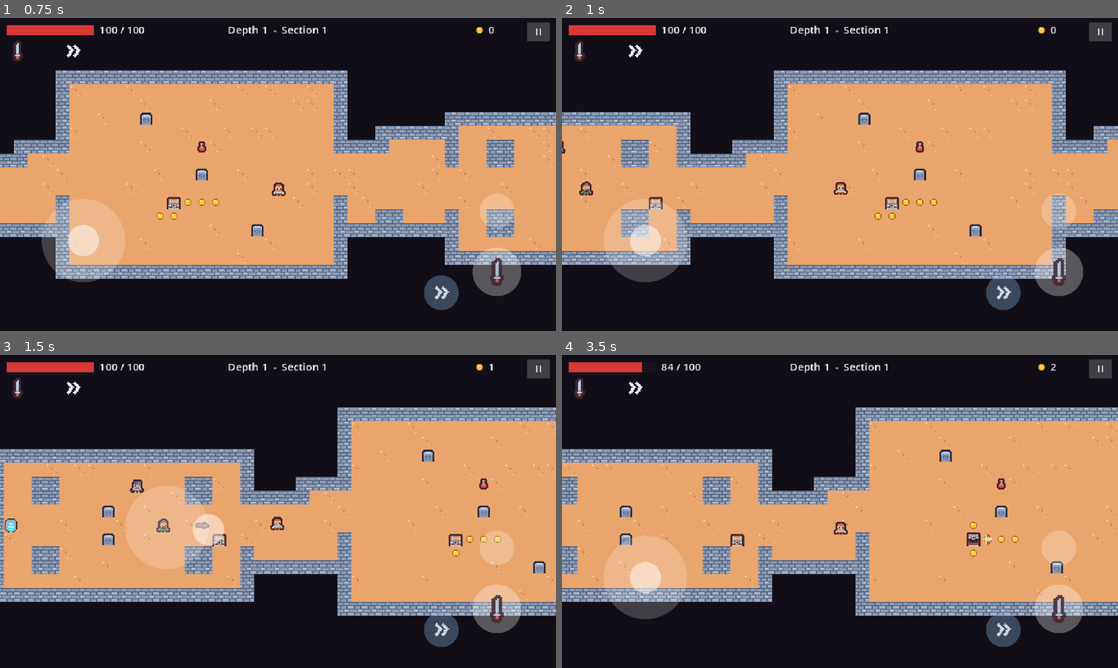
Above: before the commit, frames 1-4 (two rows, left to right).
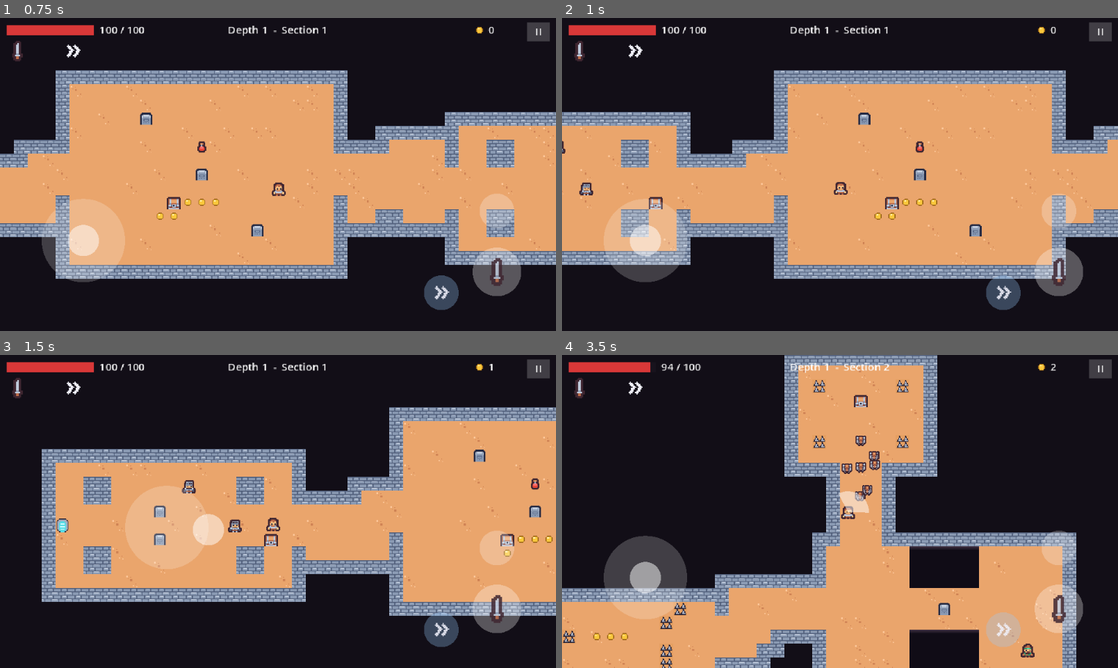
Above: after the commit, the same moments.

Repository: arturan2101/diplome_game
Game: Godot game, scene res://tools/simulate.tscn
Same seed, same stepped clock (60 frames per second), same inputs: the game is played once before the commit and once after it. This scene is started directly instead of the project's main scene.
Inputs (mouse positions are in pixels of both pictures, inside the frame that each line leads up to):
- Up to frame 1 (0.75 s): tap Enter (ui_accept) at 0.5 s; move the mouse to (400, 158) at 0.52 s; hold D (move_right) from 0.53 s (still down); hold J (attack) from 0.53 s (still down); click (400, 158) at 0.67 s
- Up to frame 2 (1 s): keep holding D (move_right); keep holding J (attack); tap Enter (ui_accept) at 0.77 s
- Up to frame 3 (1.5 s): release D (move_right) at 1.25 s; release J (attack) at 1.25 s; drag from (166, 527) to (361, 539) at 1.27 s
- Up to frame 4 (3.5 s): move the mouse to (895, 442) at 2.02 s; hold D (move_right) 2.03-2.75 s; tap K (swap_weapon) at 2.1 s; drag from (812, 574) to (878, 483) at 2.77 s

Frame 1 is identical in both runs. In frame 2, less than 0.1% of the frame differs, in the area x 3-6%, y 52-57%; in frame 3, 20%; in frame 4, 71%, in the area x 0-100%, y 0-100%.

Commit message:
Stage 14: director formulas from bot runs, balance targets, experiment tooling
- Skill estimate: damage norm follows the section budget and enemy strength at
  depth, damage weight 0.7, start skill 0.55; budget 14 + 60 * (S - 0.62) + 0.5 * d.
- Balance: health packs heal 20 (weak bot dies around section 6, mid 10, strong 12
  in RANDOM).
- Bot picks the nearest target by walking distance (fixes endless back and forth
  between two enemies on opposite sides of a wall); stuck reports show bot state.
- Enemy packs stay inside rooms; strays outside a sealed arena go back to spawn.
- training/analyze.py and run_experiment.sh; results and figures in docs/figures.

Co-Authored-By: Claude Opus 5.5 <noreply@anthropic.com>

Diff:
--- a/actors/pickups/health_pack.tscn
+++ b/actors/pickups/health_pack.tscn
@@ -8,7 +8,7 @@
 
 [node name="HealthPack" type="Area2D"]
 script = ExtResource("1")
-heal_amount = 30
+heal_amount = 20
 
 [node name="CollisionShape2D" type="CollisionShape2D" parent="."]
 shape = SubResource("shape")
--- a/autoload/telemetry.gd
+++ b/autoload/telemetry.gd
@@ -30,6 +30,7 @@
 var bot_profile: String = ""
 var settings: DirectorSettings = null
 var estimator: SkillEstimator = null
+var _catalog: EnemyCatalog = null
 ## Records of the finished sections of the current run, oldest first.
 var history: Array[Dictionary] = []
 
@@ -103,7 +104,8 @@
 	for source: StringName in _damage:
 		damage_total += int(_damage[source])
 	var kills_ratio: float = 1.0 if _enemy_total == 0 else float(_kills) / float(_enemy_total)
-	var result: float = estimator.section_result(damage_total, max_hp, _time, _reference_time, kills_ratio, died)
+	var result: float = estimator.section_result(damage_total, max_hp, _time, _reference_time, kills_ratio, died,
+			_plan.budget, _depth_multiplier(_plan.depth))
 	var skill: float = estimator.update(result)
 	var record: Dictionary = {
 		"session": session_id,
@@ -139,6 +141,14 @@
 	return record
 
 
+## How much stronger enemies are at this depth: their HP multiplier times their damage
+## multiplier. The skill estimate measures damage against danger of this strength.
+func _depth_multiplier(depth: int) -> float:
+	if _catalog == null:
+		_catalog = load(Director.CATALOG_PATH) as EnemyCatalog
+	return _catalog.hp_multiplier(depth) * _catalog.damage_multiplier(depth)
+
+
 func get_log_path() -> String:
 	return log_directory.path_join("%s.%s" % [session_id, LOG_EXTENSION])
 
@@ -261,4 +271,6 @@
 	var random: RandomNumberGenerator = RandomNumberGenerator.new()
 	random.randomize()
 	var stamp: String = Time.get_datetime_string_from_system().replace("-", "").replace(":", "").replace("T", "_")
+	# The process id keeps games started in the same second apart (parallel simulations).
+	stamp += "_%d" % OS.get_process_id()
 	return "%s_%04x" % [stamp, random.randi_range(0, 0xFFFF)]
--- a/director/director_settings.gd
+++ b/director/director_settings.gd
@@ -5,21 +5,27 @@
 ## "Детали реализации". Values are starting points to be tuned on bot runs.
 
 @export_group("Skill estimate")
-## Skill S at the start of a run.
-@export_range(0.0, 1.0) var start_skill: float = 0.4
+## Skill S at the start of a run (about the level of an average player).
+@export_range(0.0, 1.0) var start_skill: float = 0.55
 ## Smoothing: S = (1 - alpha) * S + alpha * p.
 @export_range(0.0, 1.0) var alpha: float = 0.3
-## Damage norm per section D_max as a share of max HP (60 at 100 HP).
-@export var damage_norm_fraction: float = 0.6
+## Damage norm of a section: this many HP per point of its danger budget...
+@export var damage_norm_per_budget: float = 2.5
+## ...but at least this share of max HP...
+@export var damage_norm_min_fraction: float = 0.15
+## ...and at most this share (90 at 100 HP).
+@export var damage_norm_fraction: float = 0.9
 ## Weights of the three parts of the section result p (damage, time, kills).
-@export var damage_weight: float = 0.5
-@export var time_weight: float = 0.25
-@export var kills_weight: float = 0.25
+@export var damage_weight: float = 0.7
+@export var time_weight: float = 0.15
+@export var kills_weight: float = 0.15
 
 @export_group("Danger budget")
-## B = round((base + skill_factor * S + depth_factor * depth) * phase multiplier).
-@export var budget_base: float = 7.0
-@export var budget_skill_factor: float = 12.0
+## B = round((base + skill_factor * (S - skill_center) + depth_factor * depth) * phase multiplier):
+## base is the budget for a player of average skill (S = skill_center).
+@export var budget_base: float = 14.0
+@export var budget_skill_center: float = 0.62
+@export var budget_skill_factor: float = 60.0
 @export var budget_depth_factor: float = 0.5
 ## A section never gets less than this, except in the rest phase.
 @export var min_budget: int = 4
--- a/director/director_settings.tres
+++ b/director/director_settings.tres
@@ -4,14 +4,17 @@
 
 [resource]
 script = ExtResource("1")
-start_skill = 0.4
+start_skill = 0.55
 alpha = 0.3
-damage_norm_fraction = 0.6
-damage_weight = 0.5
-time_weight = 0.25
-kills_weight = 0.25
-budget_base = 7.0
-budget_skill_factor = 12.0
+damage_norm_per_budget = 2.5
+damage_norm_min_fraction = 0.15
+damage_norm_fraction = 0.9
+damage_weight = 0.7
+time_weight = 0.15
+kills_weight = 0.15
+budget_base = 14.0
+budget_skill_center = 0.62
+budget_skill_factor = 60.0
 budget_depth_factor = 0.5
 min_budget = 4
 build_multipliers = Array[float]([0.8, 1.0])
--- a/director/player_state.gd
+++ b/director/player_state.gd
@@ -17,7 +17,7 @@
 ## (GameManager.make_director_rng(section_index)).
 var rng: RandomNumberGenerator = RandomNumberGenerator.new()
 ## Estimated skill S, 0-1 (smoothed result of past sections).
-var skill: float = 0.4
+var skill: float = 0.55
 ## Result p (0-1) of each finished section of this run, oldest first.
 var results: Array[float] = []
 ## Phase of each finished section of this run, oldest first.
--- a/director/rule_director.gd
+++ b/director/rule_director.gd
@@ -3,8 +3,8 @@
 ## The main director: rules and formulas from docs/design.md.
 ## 1. Tension wave: build-up (x0.8, x1.0), peak (x1.3), rest (x0.3), then again.
 ## 2. Frustration guard: low HP or several bad sections in a row force a rest.
-## 3. Danger budget: B = round((base + k_s * S + k_d * depth) * phase multiplier),
-##    where S is the estimated skill.
+## 3. Danger budget: B = round((base + k_s * (S - S_avg) + k_d * depth) * phase multiplier),
+##    where S is the estimated skill and base is the budget for an average player.
 ## 4. Contents follow the phase and the player's trouble: more health and cover when
 ##    resting or hurt, fewer of the enemy type that hurts a weak player most (more of
 ##    it for a strong player).
@@ -67,14 +67,14 @@
 			else SectionPlan.PHASE_PEAK
 
 
-## B = round((base + k_s * S + k_d * depth) * m_phase).
+## B = round((base + k_s * (S - S_avg) + k_d * depth) * m_phase).
 func budget_for(state: PlayerState, phase: StringName) -> int:
-	var raw: float = settings.budget_base + settings.budget_skill_factor * state.skill \
+	var raw: float = settings.budget_base + settings.budget_skill_factor * (state.skill - settings.budget_skill_center) \
 			+ settings.budget_depth_factor * state.depth
 	var budget: int = roundi(raw * _phase_multiplier(state, phase))
 	if phase != SectionPlan.PHASE_REST:
 		budget = maxi(budget, settings.min_budget)
-	return budget
+	return maxi(budget, 0)
 
 
 func _phase_multiplier(state: PlayerState, phase: StringName) -> float:
--- a/director/skill_estimator.gd
+++ b/director/skill_estimator.gd
@@ -2,14 +2,19 @@
 extends RefCounted
 ## Estimates how well the player is doing (design.md, "Оценка навыка").
 ## After each section the result p (0-1) is computed and the skill S is smoothed:
-##   p = w_d * (1 - D / D_max) + w_t * min(1, T_ref / T) + w_k * K,   death gives p = 0
+##   p = w_d * (1 - D / D_norm) + w_t * min(1, T_ref / T) + w_k * K,   death gives p = 0
+##   D_norm = clamp(k * B * m(d), min share * max HP, max share * max HP)
 ##   S = (1 - alpha) * S + alpha * p
-## D: damage taken, D_max: damage norm, T: time, T_ref: reference time, K: share of
-## enemies killed. Used in every director mode, so the log always has the estimate.
+## D: damage taken, B: danger budget of the section, m(d): how much stronger enemies are
+## at depth d (their HP multiplier times their damage multiplier), T: time, T_ref:
+## reference time, K: share of enemies killed. The damage norm follows the danger the
+## player actually faced, so taking 20 damage in a quiet section counts against the
+## player more than in a crowded one, and deeper sections do not look like lost skill.
+## Used in every director mode, so the log always has the estimate.
 
 var settings: DirectorSettings = null
 ## Current skill estimate S, 0-1.
-var skill: float = 0.4
+var skill: float = 0.55
 
 
 func _init(director_settings: DirectorSettings) -> void:
@@ -24,16 +29,22 @@
 
 ## Result p of one section.
 func section_result(damage_taken: int, max_hp: int, time: float, reference_time: float,
-		kills_ratio: float, died: bool) -> float:
+		kills_ratio: float, died: bool, budget: int, depth_multiplier: float = 1.0) -> float:
 	if died:
 		return 0.0
-	var damage_norm: float = maxf(1.0, max_hp * settings.damage_norm_fraction)
+	var damage_norm: float = maxf(1.0, damage_norm_for(budget, max_hp, depth_multiplier))
 	var damage_part: float = clampf(1.0 - damage_taken / damage_norm, 0.0, 1.0)
 	var time_part: float = 1.0 if time <= 0.0 else minf(1.0, reference_time / time)
 	return settings.damage_weight * damage_part + settings.time_weight * time_part \
 			+ settings.kills_weight * clampf(kills_ratio, 0.0, 1.0)
 
 
+## Damage a section with this budget is "allowed" to cost before the damage part of p is 0.
+func damage_norm_for(budget: int, max_hp: int, depth_multiplier: float = 1.0) -> float:
+	return clampf(settings.damage_norm_per_budget * budget * depth_multiplier,
+			settings.damage_norm_min_fraction * max_hp, settings.damage_norm_fraction * max_hp)
+
+
 ## Folds a section result into the skill estimate and returns the new estimate.
 func update(result: float) -> float:
 	skill = (1.0 - settings.alpha) * skill + settings.alpha * result
--- a/generation/section_builder.gd
+++ b/generation/section_builder.gd
@@ -411,7 +411,8 @@
 		var room_slots: Array[Vector2i] = slots[room.index]
 		var slot: Vector2i = room_slots.pop_back() if not room_slots.is_empty() else _random_free_cell(layout.grid, room, rng, taken)
 		var pack_size: int = rng.randi_range(data.pack_min, maxi(data.pack_min, data.pack_max))
-		for cell: Vector2i in _free_cells_near(layout.grid, slot, pack_size, taken):
+		# A pack stays inside its room: not in a doorway (an arena walls those up) nor in a tunnel.
+		for cell: Vector2i in _free_cells_near(layout.grid, slot, pack_size, taken, room.get_rect().grow(-1)):
 			layout.enemies.append({"id": data.id, "cell": cell, "room": room.index, "wave": i % waves})
 			taken[cell] = true
 
@@ -505,7 +506,9 @@
 
 
 ## Up to count free floor cells, starting at the given cell and spreading outwards.
-func _free_cells_near(grid: LevelGrid, start: Vector2i, count: int, taken: Dictionary) -> Array[Vector2i]:
+## With bounds, only cells inside them are used.
+func _free_cells_near(grid: LevelGrid, start: Vector2i, count: int, taken: Dictionary,
+		bounds: Rect2i = Rect2i()) -> Array[Vector2i]:
 	var found: Array[Vector2i] = []
 	var seen: Dictionary = {start: true}
 	var queue: Array[Vector2i] = [start]
@@ -517,6 +520,8 @@
 			found.append(cell)
 		for step: Vector2i in LevelGrid.NEIGHBOURS:
 			var next: Vector2i = cell + step
+			if bounds.has_area() and not bounds.has_point(next):
+				continue
 			if grid.is_floor(next) and not seen.has(next):
 				seen[next] = true
 				queue.append(next)
--- a/main/game.gd
+++ b/main/game.gd
@@ -214,6 +214,10 @@
 
 
 func _spawn_enemy(entry: Dictionary) -> void:
+	if not level.grid.is_floor(entry["cell"]):
+		# Never inside a wall (e.g. a doorway the arena has sealed).
+		entry = entry.duplicate()
+		entry["cell"] = level.nearest_floor_cell(entry["cell"])
 	var enemy: Enemy = ENEMY_SCENE.instantiate() as Enemy
 	enemy.data = _director.catalog.get_by_id(entry["id"])
 	# Deeper ruins, tougher enemies.
--- a/tests/test_bots.gd
+++ b/tests/test_bots.gd
@@ -6,6 +6,8 @@
 const GAME_SCENE: String = "res://main/main.tscn"
 const DUEL_SECONDS: int = 12
 const DUEL_SEED: int = 42
+const ENEMY_SCENE: String = "res://actors/enemies/enemy.tscn"
+const SKELETON: String = "res://actors/enemies/skeleton.tres"
 
 
 func run() -> void:
@@ -68,16 +70,15 @@
 	await physics_frames(2)
 	game.player.health.max_hp = 100000
 	game.player.health.reset()
-	var keep: Enemy = null
-	for enemy: Enemy in game.get_enemies():
-		if keep == null and enemy.data.id == &"skeleton":
-			keep = enemy
-		else:
-			enemy.queue_free()
-	if keep == null:
-		game.queue_free()
-		await physics_frames(2)
-		return -1
+	# Replace whatever the section spawned with one skeleton next to the player.
+	var enemies: Array[Enemy] = game.get_enemies()
+	var contents: Node = enemies[0].get_parent()
+	for enemy: Enemy in enemies:
+		enemy.queue_free()
+	var keep: Enemy = (load(ENEMY_SCENE) as PackedScene).instantiate() as Enemy
+	keep.data = load(SKELETON) as EnemyData
+	contents.add_child(keep)
+	await physics_frames(2)
 	keep.health.max_hp = 100000
 	keep.health.reset()
 	keep.global_position = game.player.global_position + Vector2(40.0, 0.0)
--- a/tests/test_director.gd
+++ b/tests/test_director.gd
@@ -37,17 +37,21 @@
 
 
 func _test_budget_formula() -> void:
-	# Settings: base 7, skill factor 12, depth factor 0.5, phases 0.8 / 1.0 / 1.3 / 0.3, minimum 4.
+	# Settings: base 14 at S = 0.62, skill factor 60, depth factor 0.5, phases 0.8 / 1.0 / 1.3 / 0.3, minimum 4.
 	var director: RuleDirector = RuleDirector.new()
 	var state: PlayerState = _state(0, [], [])
-	check(director.budget_for(state, SectionPlan.PHASE_BUILD) == 9, "first build-up section: round((7 + 12*0.4) * 0.8) = 9")
+	state.skill = 0.62
+	check(director.budget_for(state, SectionPlan.PHASE_BUILD) == 11, "first build-up section, average skill: round(14 * 0.8) = 11")
 	state.phases = [SectionPlan.PHASE_BUILD]
-	check(director.budget_for(state, SectionPlan.PHASE_BUILD) == 12, "second build-up section: round(11.8 * 1.0) = 12")
-	check(director.budget_for(state, SectionPlan.PHASE_PEAK) == 15, "peak: round(11.8 * 1.3) = 15")
-	check(director.budget_for(state, SectionPlan.PHASE_REST) == 4, "rest: round(11.8 * 0.3) = 4")
+	check(director.budget_for(state, SectionPlan.PHASE_BUILD) == 14, "second build-up section: round(14 * 1.0) = 14")
+	check(director.budget_for(state, SectionPlan.PHASE_PEAK) == 18, "peak: round(14 * 1.3) = 18")
+	check(director.budget_for(state, SectionPlan.PHASE_REST) == 4, "rest: round(14 * 0.3) = 4")
 	state.skill = 0.7
 	state.depth = 2
-	check(director.budget_for(state, SectionPlan.PHASE_PEAK) == 21, "skill and depth raise the budget: round((7 + 8.4 + 1) * 1.3) = 21")
+	check(director.budget_for(state, SectionPlan.PHASE_PEAK) == 26, "skill and depth raise the budget: round((14 + 4.8 + 1) * 1.3) = 26")
+	state.skill = 0.5
+	state.depth = 0
+	check(director.budget_for(state, SectionPlan.PHASE_PEAK) == 9, "a weaker player gets less: round((14 - 7.2) * 1.3) = 9")
 	var low: DirectorSettings = (load(Director.SETTINGS_PATH) as DirectorSettings).duplicate()
 	low.budget_base = 2.0
 	var low_state: PlayerState = _state(0, [], [])
--- a/tests/test_generation.gd
+++ b/tests/test_generation.gd
@@ -29,6 +29,7 @@
 	var retries: int = 0
 	var missing_branch: int = 0
 	var empty_rooms: int = 0
+	var enemies_outside: int = 0
 	var bad_arenas: int = 0
 	var directions: Dictionary = {}
 	var max_size: Vector2i = Vector2i.ZERO
@@ -44,6 +45,8 @@
 		for entry: Dictionary in layout.enemies:
 			if int(entry["room"]) == 0:
 				enemies_at_start += 1
+			if not layout.room_rects[int(entry["room"])].grow(-1).has_point(entry["cell"]):
+				enemies_outside += 1
 		var limit: Vector2i = Vector2i(MAX_ARENA_WIDTH, MAX_ARENA_HEIGHT) if plan.is_arena else Vector2i(MAX_WIDTH, MAX_HEIGHT)
 		if layout.grid.width > limit.x or layout.grid.height > limit.y:
 			too_big += 1
@@ -59,6 +62,7 @@
 	check(impassable == 0, "all %d sections are passable from the entrance to the gate (%d are not)" % [SEED_COUNT, impassable])
 	check(wrong_content == 0, "every section has the enemies, health packs, coins and chest of its plan (%d do not)" % wrong_content)
 	check(enemies_at_start == 0, "no enemy stands in the first room (%d do)" % enemies_at_start)
+	check(enemies_outside == 0, "every enemy starts inside its room, not in a doorway or tunnel (%d do not)" % enemies_outside)
 	check(too_big == 0, "ordinary sections stay within %dx%d tiles, arenas within %dx%d (largest: %s)" % [MAX_WIDTH, MAX_HEIGHT, MAX_ARENA_WIDTH, MAX_ARENA_HEIGHT, max_size])
 	check(missing_branch == 0, "every planned side branch is built (%d sections miss one)" % missing_branch)
 	check(directions.size() == 4, "sections run in all four directions (%s)" % [directions.keys()])
--- a/tests/test_pickups.gd
+++ b/tests/test_pickups.gd
@@ -33,8 +33,10 @@
 			"a health pack stays on the ground at full health")
 	await _step_off(player)
 	player.health.take_damage(DamageInfo.new(50, null, &"test"))
+	var heal: int = pack.heal_amount
 	await _step_on(player)
-	check(player.health.hp == 80 and not is_instance_valid(pack), "a hurt player takes the pack and heals by 30")
+	check(player.health.hp == 50 + heal and not is_instance_valid(pack),
+			"a hurt player takes the pack and heals by its heal amount (%d)" % heal)
 	await _step_off(player)
 
 	# Coin.
--- a/tests/test_telemetry.gd
+++ b/tests/test_telemetry.gd
@@ -20,18 +20,24 @@
 
 
 func _test_skill_estimator() -> void:
+	# Settings: start 0.55, alpha 0.3, norm 2.5 HP per budget point within 15-90, weights 0.7 / 0.15 / 0.15.
 	var estimator: SkillEstimator = SkillEstimator.new(DirectorSettings.new())
-	check(is_equal_approx(estimator.skill, 0.4), "skill starts at 0.4")
-	var result: float = estimator.section_result(30, 100, 20.0, 20.0, 1.0, false)
-	check(is_equal_approx(result, 0.75), "p = 0.5*(1 - 30/60) + 0.25*1 + 0.25*1 = 0.75")
-	check(is_equal_approx(estimator.update(result), 0.505), "S = 0.7*0.4 + 0.3*0.75 = 0.505")
-	check(is_equal_approx(estimator.section_result(90, 100, 40.0, 20.0, 0.5, false), 0.25),
-			"damage above the norm gives 0 for damage; slow and half the kills: 0.25*0.5 + 0.25*0.5")
-	check(is_equal_approx(estimator.section_result(0, 100, 5.0, 20.0, 1.0, true), 0.0), "death gives p = 0")
+	check(is_equal_approx(estimator.skill, 0.55), "skill starts at 0.55")
+	check(is_equal_approx(estimator.damage_norm_for(20, 100), 50.0) and is_equal_approx(estimator.damage_norm_for(2, 100), 15.0)
+			and is_equal_approx(estimator.damage_norm_for(40, 100), 90.0), "damage norm = 2.5 per budget point, kept within 15-90")
+	check(is_equal_approx(estimator.damage_norm_for(20, 100, 1.5), 75.0), "deeper enemies (multiplier 1.5) raise the norm")
+	var result: float = estimator.section_result(30, 100, 20.0, 20.0, 1.0, false, 20)
+	check(is_equal_approx(result, 0.58), "p = 0.7*(1 - 30/50) + 0.15*1 + 0.15*1 = 0.58")
+	check(is_equal_approx(estimator.update(result), 0.559), "S = 0.7*0.55 + 0.3*0.58 = 0.559")
+	check(estimator.section_result(20, 100, 20.0, 20.0, 1.0, false, 4) < estimator.section_result(20, 100, 20.0, 20.0, 1.0, false, 20),
+			"the same damage counts more against the player in a quiet section")
+	check(is_equal_approx(estimator.section_result(90, 100, 40.0, 20.0, 0.5, false, 20), 0.15),
+			"damage above the norm gives 0 for damage; slow and half the kills: 0.15*0.5 + 0.15*0.5")
+	check(is_equal_approx(estimator.section_result(0, 100, 5.0, 20.0, 1.0, true, 20), 0.0), "death gives p = 0")
 	estimator.update(0.0)
-	check(is_equal_approx(estimator.skill, 0.3535), "a death pulls the skill down: 0.7*0.505")
+	check(is_equal_approx(estimator.skill, 0.3913), "a death pulls the skill down: 0.7*0.559")
 	estimator.reset()
-	check(is_equal_approx(estimator.skill, 0.4), "reset returns to the starting skill")
+	check(is_equal_approx(estimator.skill, 0.55), "reset returns to the starting skill")
 
 
 func _test_section_record() -> void:
--- a/tools/bot_player.gd
+++ b/tools/bot_player.gd
@@ -27,6 +27,9 @@
 const DETOUR_DIRECTIONS: int = 8
 ## Extra pixels of safe floor wanted beyond the end of a dodge.
 const DODGE_SAFETY_MARGIN: float = 8.0
+## The current goal (enemy or health pack) stays the goal unless another one is
+## closer by more than this many pixels of walking.
+const KEEP_GOAL_MARGIN: float = 16.0
 
 ## The run this bot plays.
 @export var game: Game
@@ -105,9 +108,25 @@
 	_handle_interact(player)
 
 
+## One line about what the bot is doing, for reports of stuck simulations.
+func debug_state() -> String:
+	var player: Player = game.player
+	var target: String = "none"
+	if is_instance_valid(_target):
+		target = "%s at %d px" % [_target.data.id, roundi(player.global_position.distance_to(_target.global_position))]
+	var next: String = "-"
+	if _path_index < _path.size():
+		next = str(game.level.cell_at(_path[_path_index]))
+	return "target %s, path %d points (next %s), straight %s, dodge %.1f s, block %.1f s, hesitation %.1f s" % [
+			target, _path.size(), next, _walk_straight, _dodge_time_left, _block_time_left, _hesitation_left]
+
+
 # --- choosing what to do -------------------------------------------------
 
 func _update_target(player: Player, delta: float) -> void:
+	# A killed target is freed at the end of a frame; a freed object must not be kept.
+	if not is_instance_valid(_target):
+		_target = null
 	var nearest: Enemy = _target
 	_retarget_time_left -= delta
 	if _retarget_time_left <= 0.0 or not is_instance_valid(_target) or _target.health.is_dead():
@@ -340,31 +359,59 @@
 
 # --- looking around ------------------------------------------------------
 
-## The nearest enemy the bot can walk to (or that is already next to it), or null.
+## The enemy with the shortest walk from the bot (or one already next to it), or null.
 func _nearest_reachable_enemy(player: Player) -> Enemy:
-	var enemies: Array[Enemy] = game.get_enemies()
-	enemies.sort_custom(func(a: Enemy, b: Enemy) -> bool:
-		return player.global_position.distance_squared_to(a.global_position) 				< player.global_position.distance_squared_to(b.global_position))
-	var close: float = float(game.level.theme.tile_size) * 2.0
-	for enemy: Enemy in enemies:
-		if player.global_position.distance_to(enemy.global_position) <= close 				or not game.level.find_path(player.global_position, enemy.global_position).is_empty():
-			return enemy
-	return null
-
-
-## The nearest health pack the bot can walk to (not one behind a sealed arena door), or null.
+	var enemies: Array[Node2D] = []
+	enemies.assign(game.get_enemies())
+	return _nearest_by_walk(player, enemies, _target) as Enemy
+
+
+## The health pack with the shortest walk (not one behind a sealed arena door), or null.
 func _nearest_reachable_health_pack(player: Player) -> HealthPack:
-	var packs: Array[HealthPack] = []
+	var packs: Array[Node2D] = []
 	for pickup: Pickup in game.get_pickups():
-		var pack: HealthPack = pickup as HealthPack
-		if pack != null:
-			packs.append(pack)
-	packs.sort_custom(func(a: HealthPack, b: HealthPack) -> bool:
-		return player.global_position.distance_squared_to(a.global_position) 				< player.global_position.distance_squared_to(b.global_position))
-	for pack: HealthPack in packs:
-		if not game.level.find_path(player.global_position, pack.global_position).is_empty():
-			return pack
-	return null
+		if pickup is HealthPack:
+			packs.append(pickup)
+	var current: HealthPack = _pack_goal if is_instance_valid(_pack_goal) else null
+	return _nearest_by_walk(player, packs, current) as HealthPack
+
+
+## The node the bot can reach by the shortest walk, or null if it can reach none.
+## Walking distance, not straight-line distance: two enemies on opposite sides of a
+## wall can swap places as "nearest by straight line" at every step, and the bot then
+## walks back and forth between them forever. Walking towards the nearest node along
+## its path keeps it the nearest. The current goal (keep) also wins near-ties.
+func _nearest_by_walk(player: Player, nodes: Array[Node2D], keep: Node2D) -> Node2D:
+	var from: Vector2 = player.global_position
+	nodes.sort_custom(func(a: Node2D, b: Node2D) -> bool:
+		return from.distance_squared_to(a.global_position) < from.distance_squared_to(b.global_position))
+	var tile: float = float(game.level.theme.tile_size)
+	var best: Node2D = null
+	var best_length: float = INF
+	for node: Node2D in nodes:
+		var straight: float = from.distance_to(node.global_position)
+		# A walk is never shorter than the straight line (up to the cell rounding and
+		# the bonus of the current goal), so the farther nodes cannot win any more.
+		if straight - KEEP_GOAL_MARGIN - tile >= best_length:
+			break
+		var length: float = straight if straight <= tile * 2.0 else _walk_length(from, node.global_position)
+		if node == keep:
+			length -= KEEP_GOAL_MARGIN
+		if length < best_length:
+			best_length = length
+			best = node
+	return best
+
+
+## Length of the walkable path between two points in pixels, INF when there is none.
+func _walk_length(from: Vector2, to: Vector2) -> float:
+	var path: PackedVector2Array = game.level.find_path(from, to)
+	if path.is_empty():
+		return INF
+	var length: float = 0.0
+	for i in range(1, path.size()):
+		length += path[i - 1].distance_to(path[i])
+	return length
 
 
 ## True if every tile along the line, up to the given distance, is plain floor.
--- a/tools/simulate.gd
+++ b/tools/simulate.gd
@@ -133,6 +133,10 @@
 			"open" if _game.gate.is_open else "closed", _game.level.cell_at(_game.gate.global_position),
 			_game.level.find_path(player.global_position, _game.gate.global_position).size(),
 			_game.is_arena_sealed(), ", ".join(enemies)])
+	for child: Node in _game.get_children():
+		var bot: BotPlayer = child as BotPlayer
+		if bot != null:
+			print("   bot: %s" % bot.debug_state())
 
 
 func _on_section_started(_plan: SectionPlan, _layout: SectionLayout) -> void:
Not shown, added: docs/figures/.gdignore
Binary file added: docs/figures/bots_overview.png
Binary file added: docs/figures/budget_by_section.png
Binary file added: docs/figures/hp_by_section.png
Binary file added: docs/figures/skill_by_section.png
Not shown, changed: docs/ai-usage-log.md
Not shown, changed: docs/design.md
Not shown, added: docs/figures/summary.md
Not shown, changed: docs/progress.md
Not shown, added: training/run_experiment.sh
